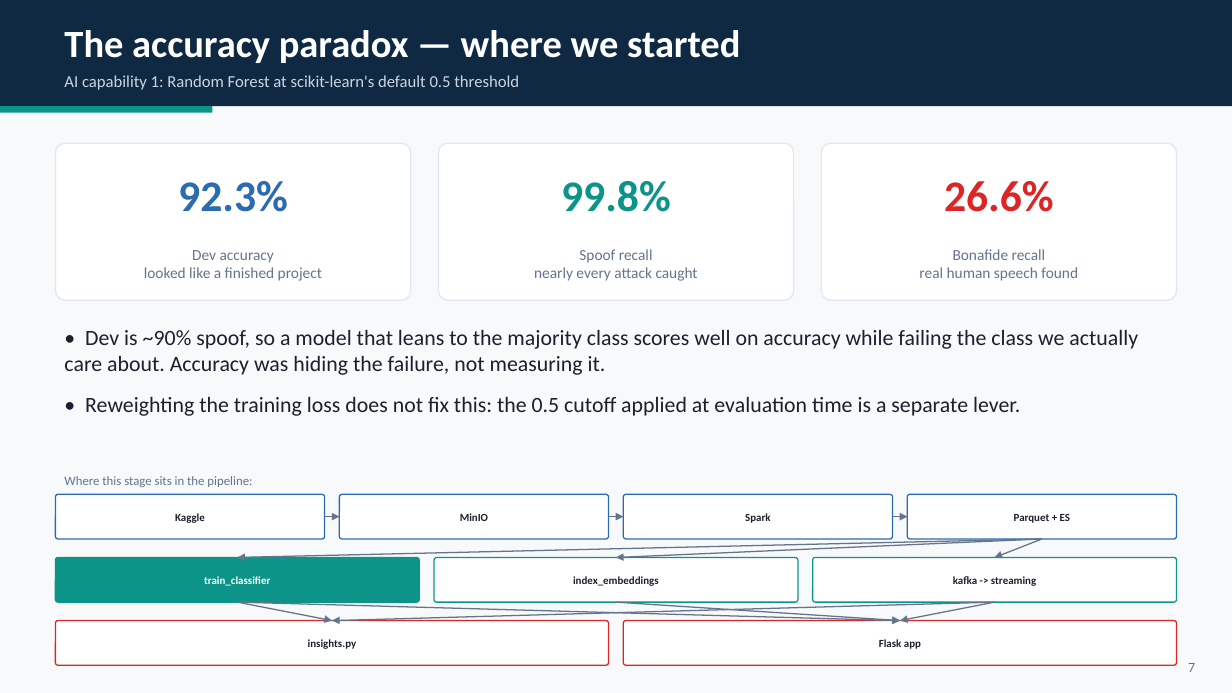
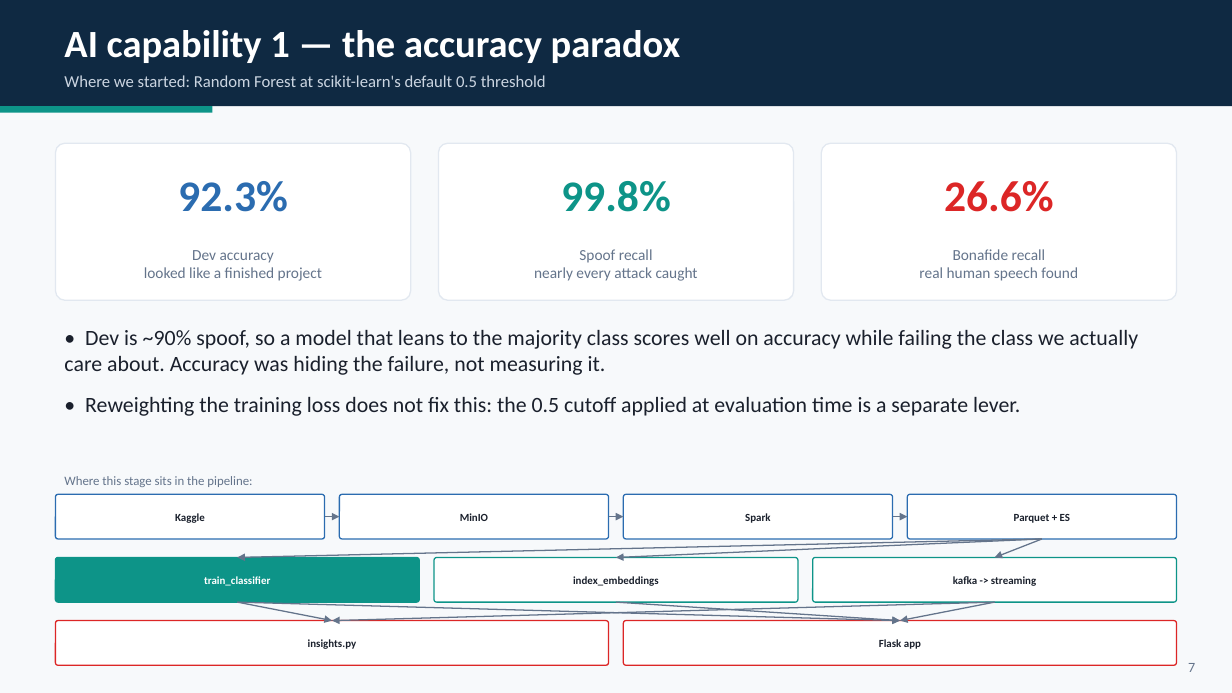
Before and after one commit to HadarBaum/asvspoof-voice-ai, a slide deck: slide 8 of docs/slides/slides.pptx. Drawn at 1232x693 pixels with LibreOffice and Linux fonts; fonts in the diff are those of the drawing. Boxes give left, top, right and bottom in pixels: in the first picture for what was removed or moved away, otherwise in the second. Text is boxed around its words. In the diff, an @@ line names an element or a change of style, - is before the commit and + after.

```diff
--- a/docs/slides/slides.pptx
+++ b/docs/slides/slides.pptx
@@ text at box(64, 30, 681, 63): text changed @@
-The accuracy paradox — where we started
+AI capability 1 — the accuracy paradox
@@ text at box(64, 75, 546, 87): text changed @@
-AI capability 1: Random Forest at scikit-learn's default 0.5 threshold
+Where we started: Random Forest at scikit-learn's default 0.5 threshold
```
Also in this commit, not shown: 3 other slides changed, 1 other file.
